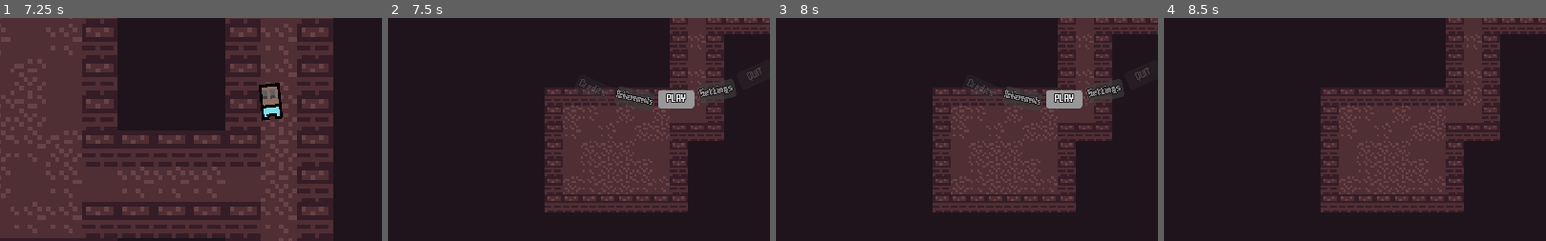
Above: before the commit, frames 1-4 (left to right).
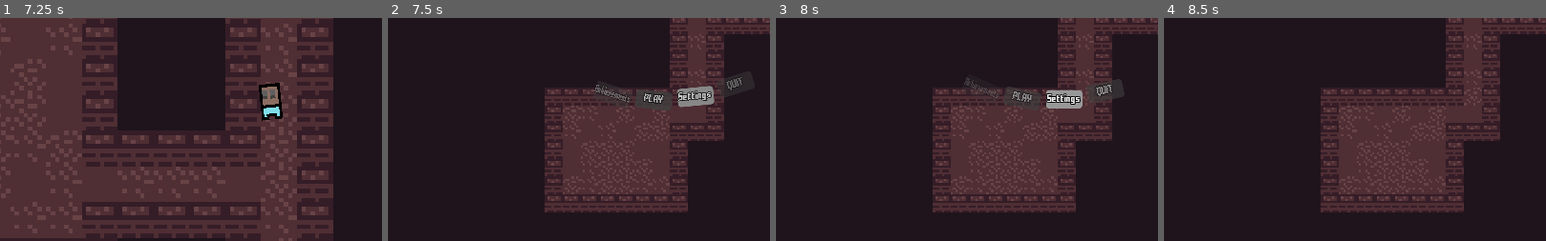
Above: after the commit, the same moments.

Repository: RogerRandomDev/card_combat
Game: Godot game, scene res://Assets/Scenes/Menu/MENU.tscn
Same seed, same stepped clock (60 frames per second), same inputs: the game is played once before the commit and once after it. The engine's default icon, where the game draws it, is replaced by a stand-in: a white triangle on a blue panel in a dark square.
Inputs (mouse positions are % of the whole screen's width and height, from its top left):
- Up to frame 1 (7.25 s): click "PLAY" at 0.5 s; tap Enter (enter) at 1.25, 2.85, 6.6 s; move the mouse to (72, 45) at 1.27 s; press the mouse at (72, 45) at 1.28 s; hold D (right) 1.28-2.03 s; move the mouse to (30, 55) at 2.02 s; release the mouse at (30, 55) at 2.03 s; hold S (down) 2.03-2.78 s; right-click (30, 55) at 2.1 s; move the mouse to (60, 28) at 2.77 s; hold D (right) 2.78-3.53 s; move the mouse to (45, 70) at 3.52 s; hold W (up) 3.53-4.25 s; tap L at 3.6 s; click (45, 70) at 3.67 s; click "PLAY" at 4.25 s; move the mouse to (80, 65) at 5.02 s; press the mouse at (80, 65) at 5.03 s; hold A (left) 5.03-6.53 s; move the mouse to (20, 35) at 5.77 s; release the mouse at (20, 35) at 5.78 s; right-click (20, 35) at 5.85 s; move the mouse to (55, 50) at 6.52 s; hold S (down) from 6.53 s (still down); click (55, 50) at 6.67 s
- Up to frame 2 (7.5 s): move the mouse to (35, 25) at 7.27 s; release S (down) at 7.28 s; hold D (right) from 7.28 s (still down); tap L at 7.35 s
- Up to frame 3 (8 s): keep holding D (right)
- Up to frame 4 (8.5 s): release D (right) at 8 s; click "Achievements" at 8 s
The pictures show only the part of the screen within x 15-65%, y 44-94%; the shares and areas given below are measured in that part.

Frame 1 is identical in both runs. In frame 2, 2.0% of the frame differs, in the area x 50-98%, y 22-42%; in frame 3, 1.1%; in frame 4, nothing differs.

Commit message:
a

Diff:
--- a/turn-card-combat/Assets/Scenes/Menu/MENU.gd
+++ b/turn-card-combat/Assets/Scenes/Menu/MENU.gd
@@ -38,7 +38,7 @@
 		$title_body/holder/spinner.get_child(cur_focused).pressed = !$title_body/holder/spinner.get_child(cur_focused).pressed
 		if cur_focused == 1 || cur_focused == 3:
 			$title_body/holder/spinner.get_child(cur_focused).enabled_focus_mode = Control.FOCUS_NONE
-	if Input.is_action_just_pressed("left"):
+	if Input.is_action_pressed("left"):
 		$title_body/holder/spinner.get_child(cur_focused).disabled = false
 		$title_body/holder/spinner.get_child(cur_focused).enabled_focus_mode  =Control.FOCUS_ALL
 		$title_body/holder/spinner.get_child(cur_focused).pressed = false
@@ -51,7 +51,7 @@
 		$Tween.interpolate_property($title_body/holder/spinner,"rect_rotation",$title_body/holder/spinner.rect_rotation,new_rot,0.125,Tween.TRANS_LINEAR)
 		$Tween.start()
 		new_focus()
-	if Input.is_action_just_pressed("right"):
+	elif Input.is_action_pressed("right"):
 		$title_body/holder/spinner.get_child(cur_focused).disabled = false
 		$title_body/holder/spinner.get_child(cur_focused).enabled_focus_mode  =Control.FOCUS_ALL
 		$title_body/holder/spinner.get_child(cur_focused).pressed = false
Not shown, added: turn-card-combat/Assets/Audio/music/song_1.mp3.import
Not shown, added: turn-card-combat/Assets/Audio/music/song_2.mp3.import
Not shown, added: turn-card-combat/Assets/Audio/music/song_1.mp3
Not shown, added: turn-card-combat/Assets/Audio/music/song_2.mp3
